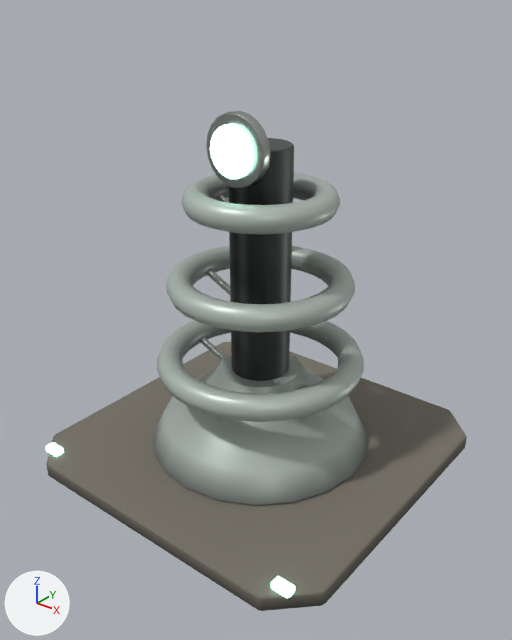
Two versions of the glTF model github-io/public/models/pylon.glb, one commit apart.
Before and after are seen from a camera (50 mm lens) standing at (4.27, -5.41, 5.01) and looking at (0.11, -0.22, 1.79). Lighting does not change. The marker at lower left points along +X, +Y and +Z. The picture after the commit comes second. Vertices at exactly the same position are counted once.

Objects in the first picture: 'Eye_rim.002', 'Orbit_rings', 'Platform.002', 'Single_eye.002', 'Smooth_base', 'Spine' and 2 more.
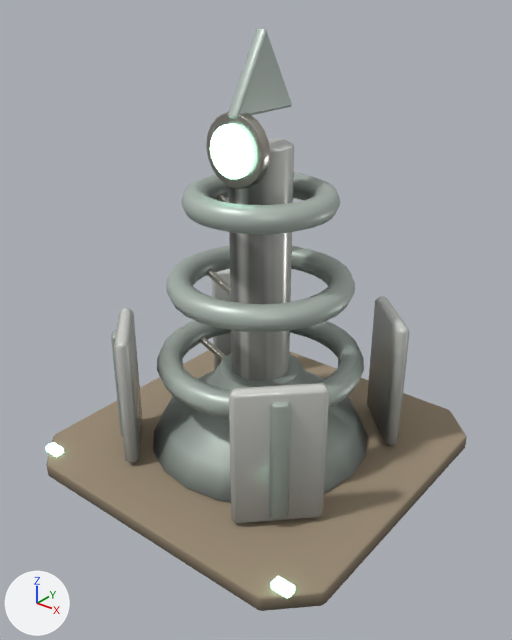
What changed in the scene script:
```text
Change mat_concrete:
    where n2 = _N.new('ShaderNodeMix'); n2.name = 'Mix'
    n2.inputs[7].default_value: (0.266, 0.254, 0.209, 1.0) -> (0.485, 0.402, 0.279, 1.0)  # 'B', grey #8d8a7e -> 'B', beige #b9aa90
Add mat_armorwardens:
    mat_armorwardens = bpy.data.materials.new('ArmorWardens')
    # nodes: BsdfPrincipled, Mix, OutputMaterial, VertexColor
    # colours: white #eef0ec, mixed with the vertex colours
Change me_smooth_base:
    where me_smooth_base.from_pydata(...)  # 82 vertices, 160 faces; spans x -1.25..1.25, y -1.25..1.25, z 0.2..1.1
    used by ob_smooth_base; location = (0.0, 0.0, 0.0)
    me_smooth_base part 1: 84 faces centred in x -1.13..1.13, y -1.13..1.13, z 0.4..1.1 are repainted in the vertex colours; the middle colour goes from light grey #cececc to light grey #c8c8c6
    me_smooth_base part 2: 28 faces centred in x -1.04..1.04, y -1.04..1.04, z 0.4..0.73 are repainted in the vertex colours; the middle colour goes from light grey #dbdbda to light grey #bfbfbd
    me_smooth_base part 3: 42 faces centred in x -1.18..1.18, y -1.18..1.18, z 0.2..0.4 are repainted in the vertex colours; the middle colour goes from grey #858382 to grey #7c7a79
Change me_spine:
    where me_spine.from_pydata(...)  # 80 vertices, 156 faces; spans x -0.32..0.32, y -0.32..0.32, z 0.25..3.55
    remove me_spine.materials.append(mat_armor)
    add me_spine.materials.append(mat_armorwardens)
Change me_orbit_rings:
    where me_orbit_rings.from_pydata(...)  # 672 vertices, 1344 faces; spans x -1.14..1.14, y -1.14..1.14, z 1.06..3.14
    used by ob_orbit_rings; location = (0.0, 0.0, 0.0)
    me_orbit_rings part 4: 263 faces centred in x -1.07..1.07, y -1.07..1.07, z 1.09..3.13 are repainted in the vertex colours; the middle colour goes from light grey #d9d9d8 to light grey #d1d1cf
    me_orbit_rings part 5: 181 faces centred in x -1.12..1.12, y -1.12..1.12, z 1.13..3.13 are repainted in the vertex colours; the middle colour goes from white #e6e6e4 to light grey #dfdfde
    me_orbit_rings part 6: 92 faces centred in x -1.02..1.02, y -1.02..1.02, z 1.07..1.27 are repainted in the vertex colours; the middle colour goes from light grey #dddddb to grey #a9a9a8
Add me_crest_001:
    me_crest_001.from_pydata(...)  # 18 vertices, 32 faces; spans x -0.07..0.07, y -0.435..0.435, z 3.85..4.574
    me_crest_001.materials.append(mat_team)
Add me_shield_stripes:
    me_shield_stripes.from_pydata(...)  # 96 vertices, 176 faces; spans x -1.17..1.17, y -1.17..1.17, z 0.3..1.6
    me_shield_stripes.materials.append(mat_team)
Add me_tower_shields:
    me_tower_shields.from_pydata(...)  # 96 vertices, 176 faces; spans x -1.36..1.36, y -1.36..1.36, z 0.2..1.7
    me_tower_shields.materials.append(mat_armorwardens)
Add ob_crest_001:
    ob_crest_001 = bpy.data.objects.new('Crest.001', me_crest_001)
    ob_crest_001.location = (0.0, 0.0, 0.0)
Add ob_shield_stripes:
    ob_shield_stripes = bpy.data.objects.new('Shield_stripes', me_shield_stripes)
    ob_shield_stripes.location = (0.0, 0.0, 0.0)
Add ob_tower_shields:
    ob_tower_shields = bpy.data.objects.new('Tower_shields', me_tower_shields)
    ob_tower_shields.location = (0.0, 0.0, 0.0)
```

Where the change shows, as pixel boxes (x1, y1, x2, y2) in the pictures (512 x 640 px):
'Platform.002', surface changed
    both: (46, 350, 467, 611)
'Tower_shields', added
    after: (114, 269, 410, 523)
'Spine', recoloured (lighter)
    both: (229, 138, 294, 381)
'Crest.001', added
    after: (228, 29, 292, 119)
'Shield_stripes', added
    after: (111, 320, 405, 518)
part 1 of me_smooth_base, recoloured
    both: (164, 354, 354, 490)
part 2 of me_smooth_base, recoloured
    both: (154, 373, 365, 500)
part 3 of me_smooth_base, recoloured
    both: (153, 402, 368, 502)
part 4 of me_orbit_rings, edited (looks the same)
    both: (160, 172, 364, 419)
part 5 of me_orbit_rings, edited (looks the same)
    both: (162, 179, 361, 415)
part 6 of me_orbit_rings, recoloured
    before: (157, 353, 364, 422)
    after: (157, 353, 364, 380)
